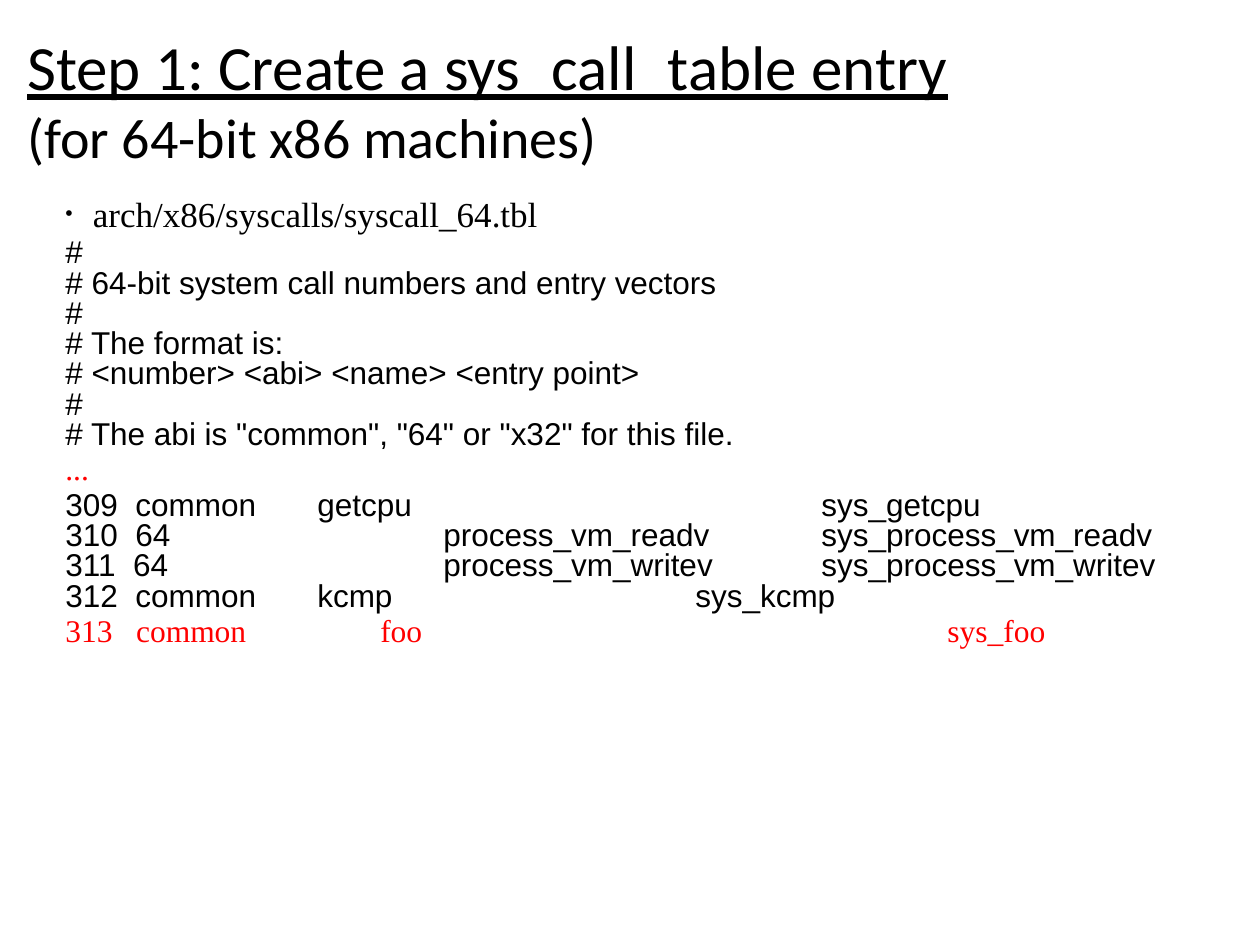
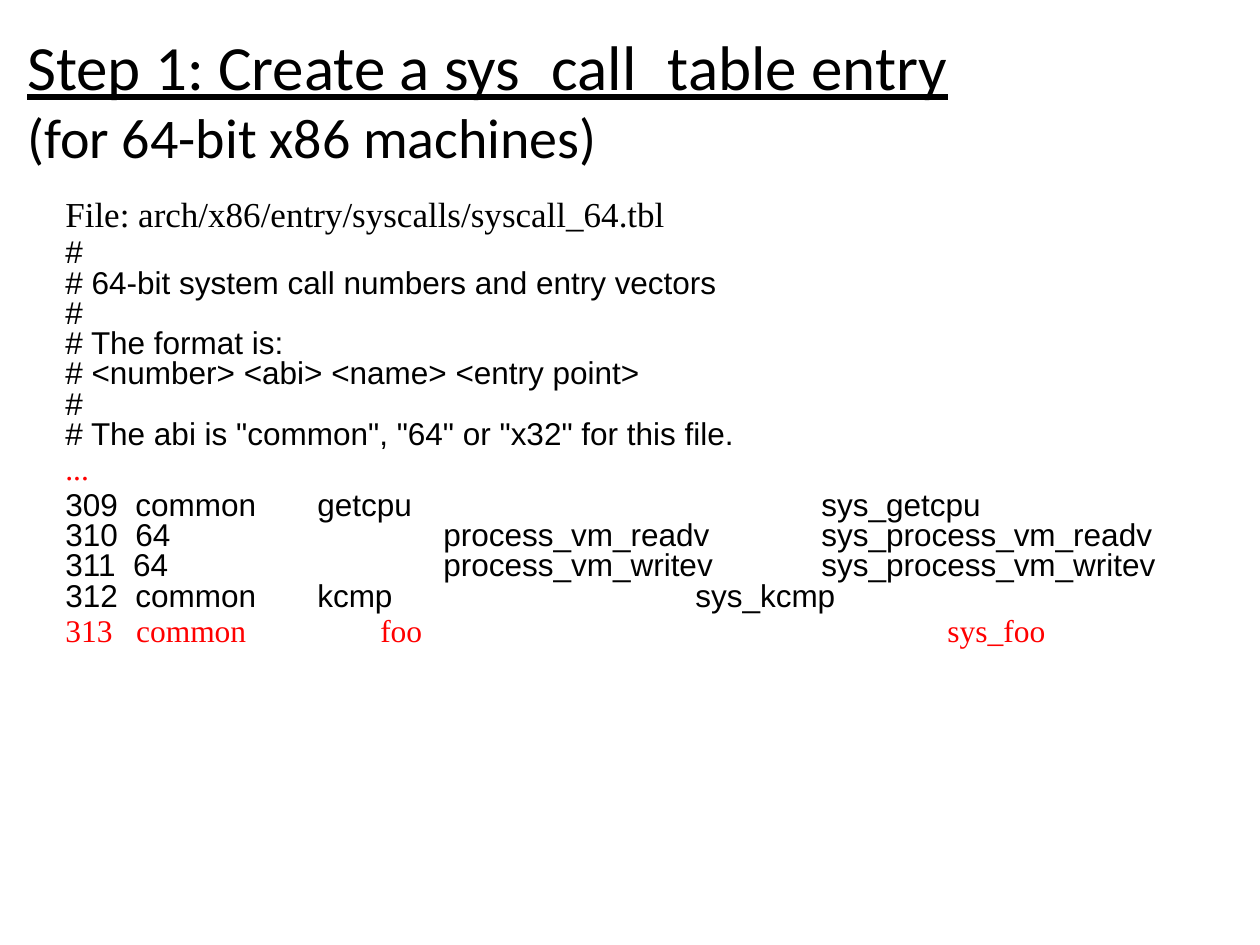
Before and after one commit to oscourse/oscourse.github.io, a slide deck: slide 7 of slides/system_calls.pptx (slide 8 before the commit). Drawn at 1260x945 pixels with LibreOffice and Linux fonts; fonts in the diff are those of the drawing. Boxes give left, top, right and bottom in pixels: in the first picture for what was removed or moved away, otherwise in the second. Text is boxed around its words. In the diff, an @@ line names an element or a change of style, - is before the commit and + after.

```diff
--- a/slides/system_calls.pptx
+++ b/slides/system_calls.pptx
@@ text at (65,202,664,234): text changed @@
-• arch/x86/syscalls/syscall_64.tbl
+File: arch/x86/entry/syscalls/syscall_64.tbl
```
Also in this commit, not shown: 7 other slides changed, 1 slide removed, 9 other files.
